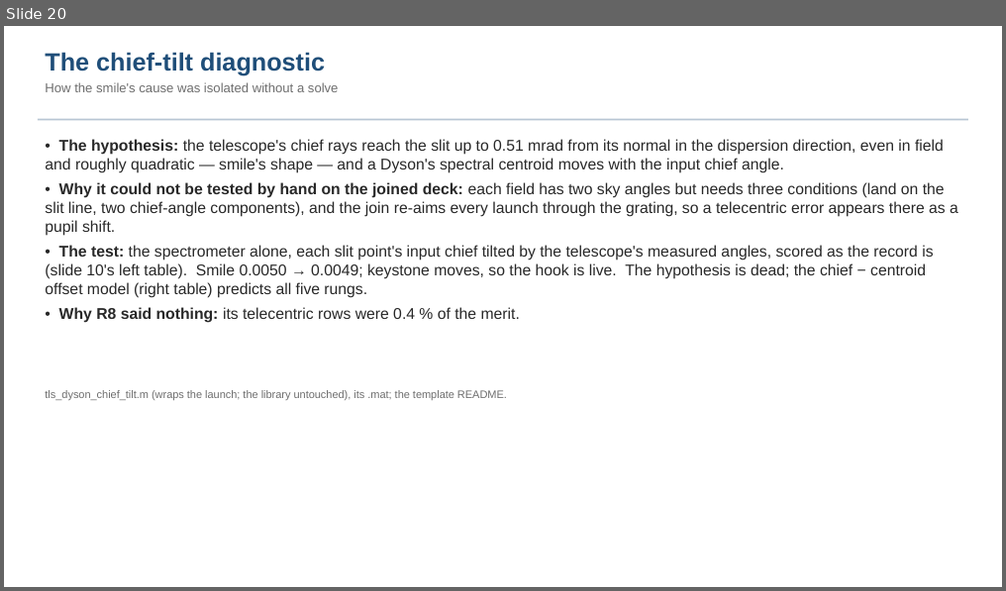
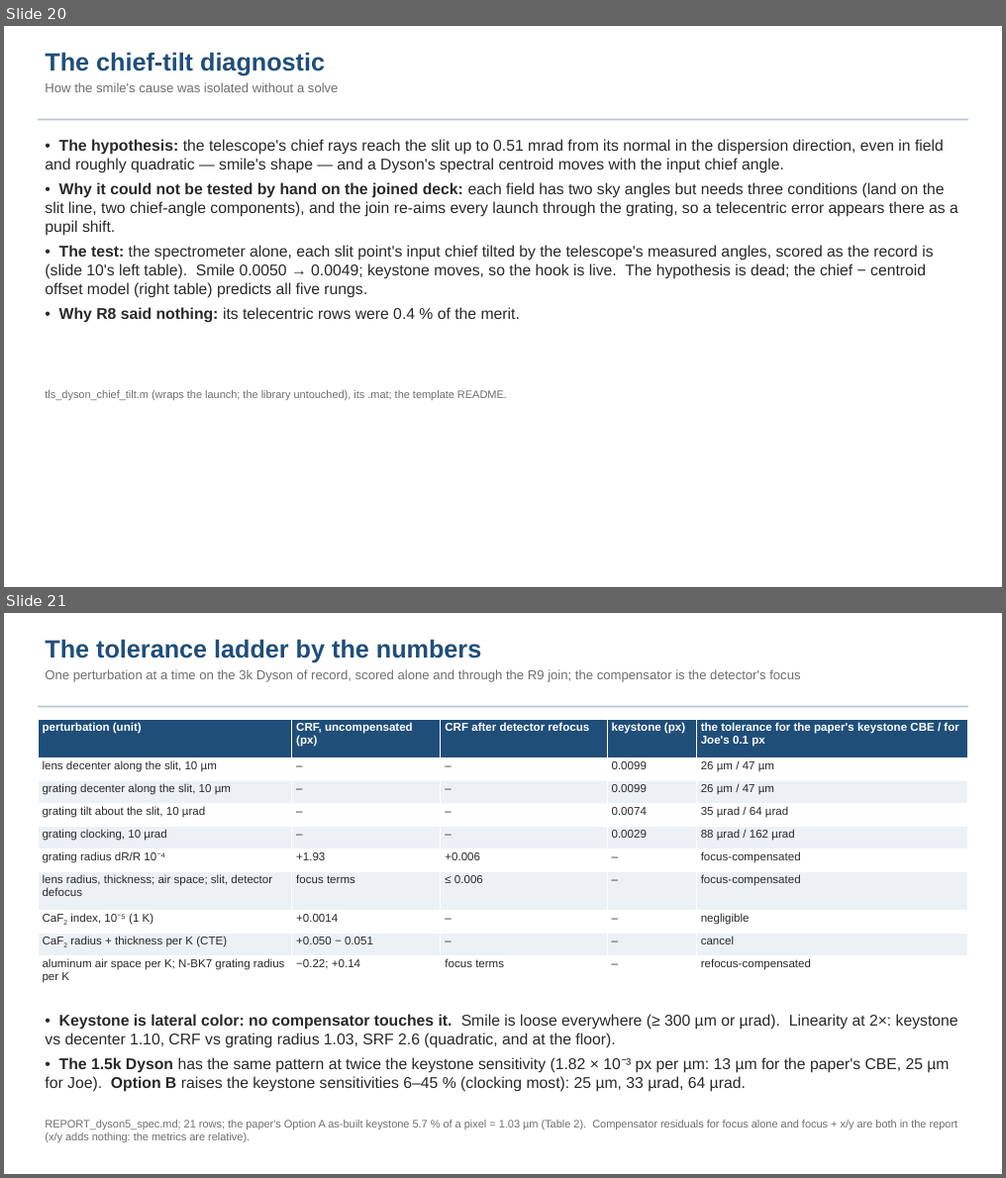
Before and after one commit to nasa-jpl/macos, a slide deck: demo_session/deck_dyson_3k.pptx. Shown one above the other, each under a label of ours: slide 20 before the commit, slides 20 and 21 after it. The pictures are 1006x591 and 1006x1178 pixels, drawn with LibreOffice and Linux fonts; fonts in the diff are those of the drawing. Boxes give left, top, right and bottom in pixels: in the first picture for what was removed or moved away, otherwise in the second. Text is boxed around its words. In the diff, an @@ line names an element or a change of style, - is before the commit and + after.

```diff
--- a/demo_session/deck_dyson_3k.pptx
+++ b/demo_session/deck_dyson_3k.pptx
@@ slide 21 added at (x1=4, y1=613, x2=1002, y2=1174), background #FFFFFF @@
@@ text added at (x1=45, y1=639, x2=800, y2=682), 12.5 pt, text #6E6E6E @@
+The tolerance ladder by the numbers
+One perturbation at a time on the 3k Dyson of record, scored alone and through the R9 join; the compensator is the detector's focus
@@ rectangle added at (x1=38, y1=706, x2=968, y2=707), fill #B8C6D4 @@
@@ table added at (x1=38, y1=719, x2=968, y2=995), 10 rows, 5 columns @@
+perturbation (unit) | CRF, uncompensated (px) | CRF after detector refocus | keystone (px) | the tolerance for the paper's keystone CBE / for Joe's 0.1 px
+lens decenter along the slit, 10 µm | – | – | 0.0099 | 26 µm / 47 µm
+grating decenter along the slit, 10 µm | – | – | 0.0099 | 26 µm / 47 µm
+grating tilt about the slit, 10 µrad | – | – | 0.0074 | 35 µrad / 64 µrad
+grating clocking, 10 µrad | – | – | 0.0029 | 88 µrad / 162 µrad
+grating radius dR/R 10⁻⁴ | +1.93 | +0.006 | – | focus-compensated
+lens radius, thickness; air space; slit, detector defocus | focus terms | ≤ 0.006 | – | focus-compensated
+CaF2 index, 10⁻⁵ (1 K) | +0.0014 | – | – | negligible
+CaF2 radius + thickness per K (CTE) | +0.050 − 0.051 | – | – | cancel
+aluminum air space per K; N-BK7 grating radius per K | −0.22; +0.14 | focus terms | – | refocus-compensated
@@ text added at (x1=45, y1=1014, x2=958, y2=1092), 15 pt, text #282828 @@
+• Keystone is lateral color: no compensator touches it. Smile is loose everywhere (≥ 300 µm or µrad). Linearity at 2×: keystone vs decenter 1.10, CRF vs grating radius 1.03, SRF 2.6 (quadratic, and at the floor).
+• The 1.5k Dyson has the same pattern at twice the keystone sensitivity (1.82 × 10⁻³ px per µm: 13 µm for the paper's CBE, 25 µm for Joe). Option B raises the keystone sensitivities 6–45 % (clocking most): 25 µm, 33 µrad, 64 µrad.
@@ text added at (x1=45, y1=1120, x2=958, y2=1143), 10.5 pt, text #6E6E6E @@
+REPORT_dyson5_spec.md; 21 rows; the paper's Option A as-built keystone 5.7 % of a pixel = 1.03 µm (Table 2). Compensator residuals for focus alone and focus + x/y are both in the report (x/y adds nothing: the metrics are relative).
```
Also in this commit, not shown: 5 slides changed, 3 other files.
